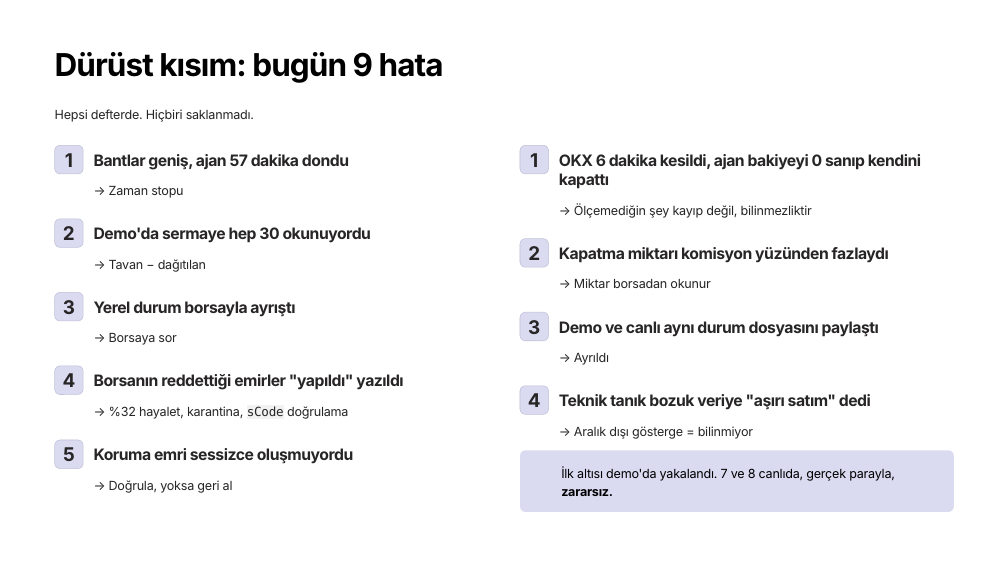
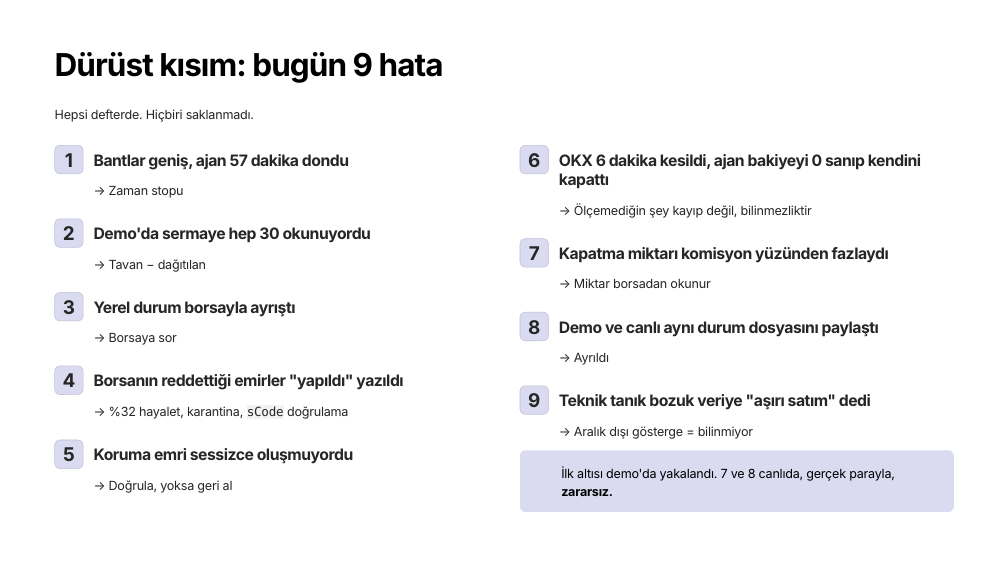
Before and after one commit to osman-ozcanli/agent-trading-emanet, a slide deck: slide 8 of EMANET-sunum.pptx. Drawn at 1008x567 pixels with LibreOffice and Linux fonts; fonts in the diff are those of the drawing; background and template pictures are left out. Boxes give left, top, right and bottom in pixels: in the first picture for what was removed or moved away, otherwise in the second. Text is boxed around its words. In the diff, an @@ line names an element or a change of style, - is before the commit and + after.

```diff
--- a/EMANET-sunum.pptx
+++ b/EMANET-sunum.pptx
@@ text at [528,153,540,167]: text changed @@
-1
+6
@@ text at [529,246,540,260]: text changed @@
-2
+7
@@ text at [528,320,540,334]: text changed @@
-3
+8
@@ text at [528,393,540,407]: text changed @@
-4
+9
```
Also in this commit, not shown: 2 other slides changed, 13 other files.
